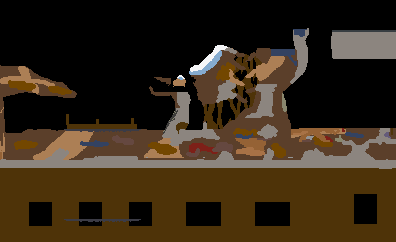
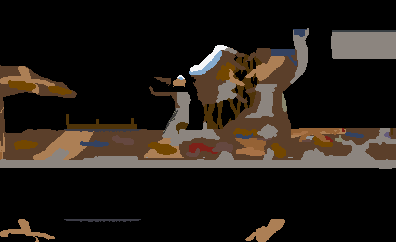
The second 396px x 242px image is a revision of the first. Changes to its layers:
painted on "MapFg" over [0, 168, 396, 242]
added layer "earth2-Kopie#1" above "earth2-Kopie" over [245, 219, 285, 242]
added layer "earth2-Kopie" above "earth2" over [0, 219, 55, 242]
painted on "tunnel_bg" over [0, 168, 396, 242]
